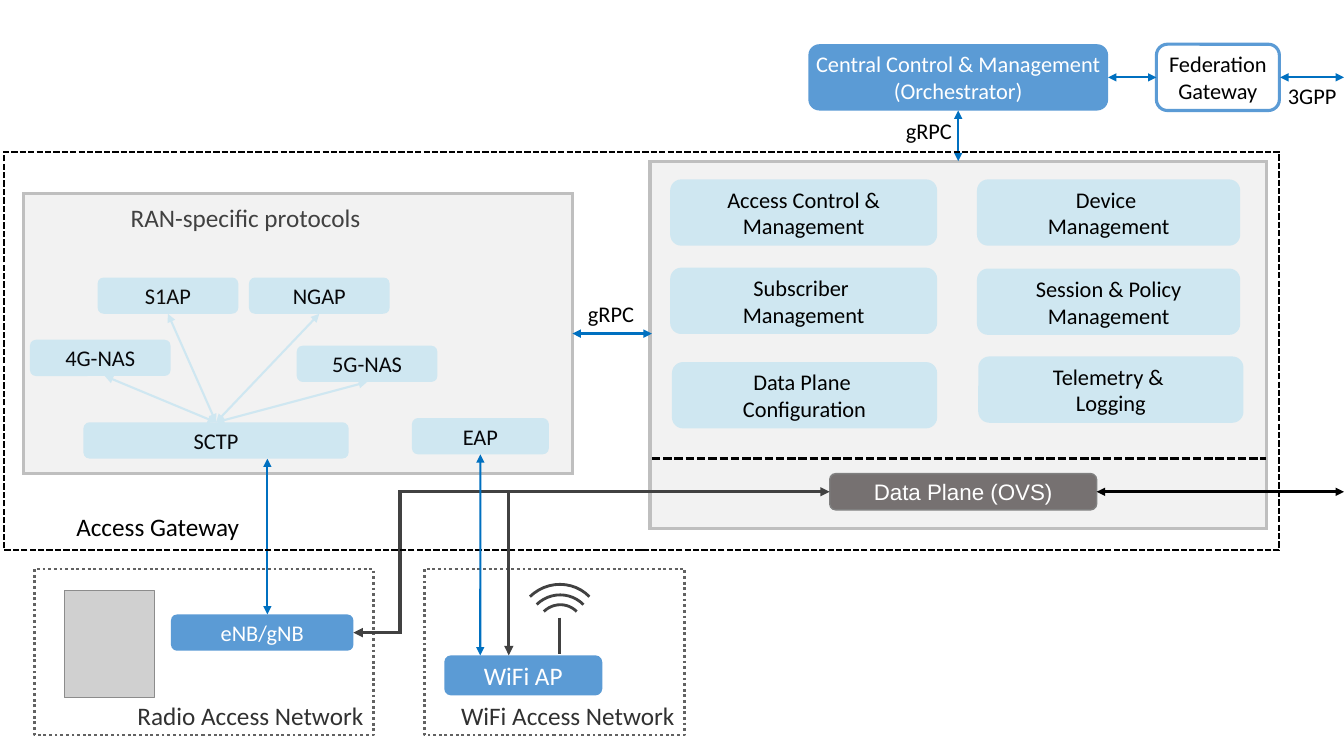
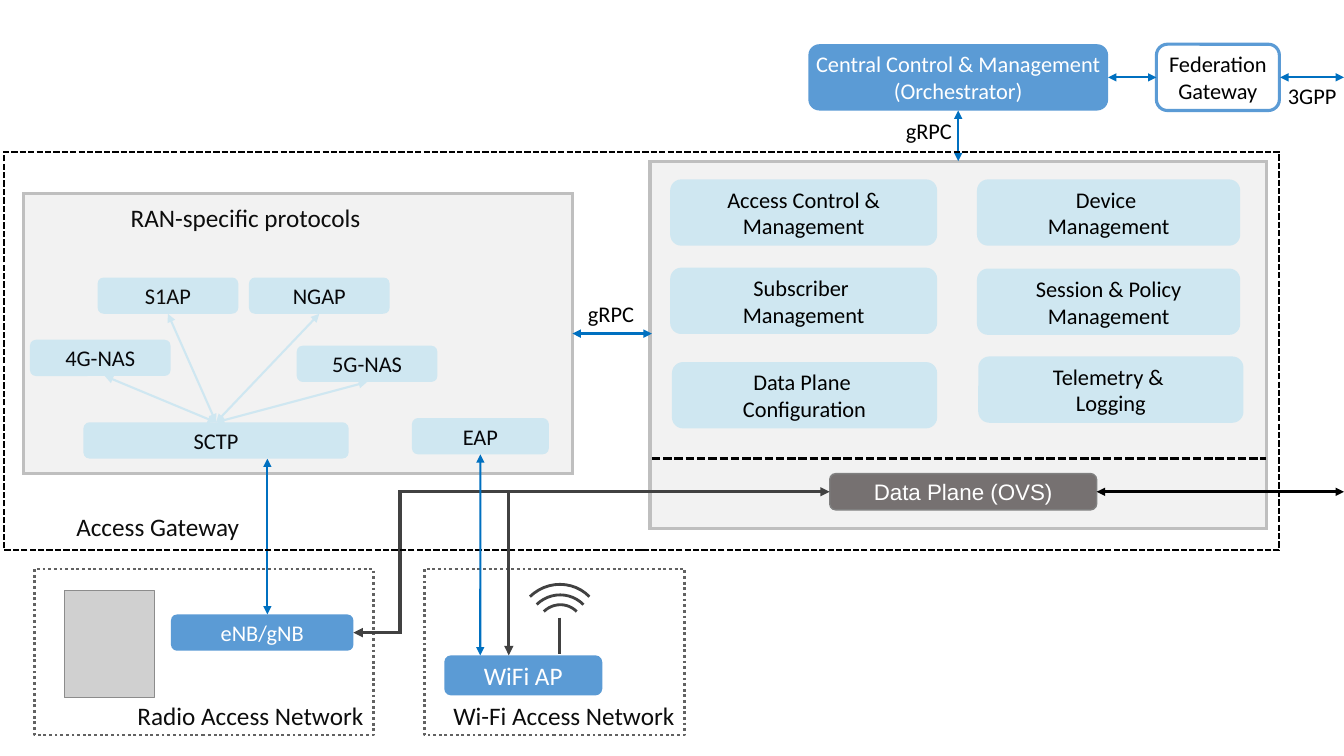
Before and after one commit to SystemsApproach/private5g, a slide deck: slide 11 of figures/sdn/figures.pptx. Drawn at 1344x756 pixels with LibreOffice and Linux fonts; fonts in the diff are those of the drawing; grey boxes stand for pictures. Boxes give left, top, right and bottom in pixels: in the first picture for what was removed or moved away, otherwise in the second. Text is boxed around its words. In the diff, an @@ line names an element or a change of style, - is before the commit and + after.

```diff
--- a/figures/sdn/figures.pptx
+++ b/figures/sdn/figures.pptx
@@ text "RAN-specific protocols" at <box>131,209,360,231</box>: text colour #414141 to #0D0D0D @@
@@ rectangle "Radio Access Network" at <box>34,569,373,735</box>: text colour #313131 to #0D0D0D @@
@@ text in rectangle at <box>453,707,674,725</box>: text changed; text colour #313131 to #0D0D0D @@
-WiFi Access Network
+Wi-Fi Access Network
```
Also in this commit, not shown: 9 other slides changed, 9 other files.
